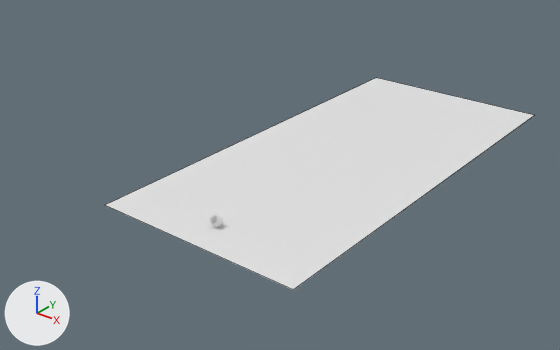
A saved change to the Blender file blender/portfolio.blend.
Both versions are drawn from a 50 mm camera at (1102.0, -1153.0, 887.0) aimed at (-176.0, 446.0, -104.0). Arrows for +X, +Y and +Z are at lower left; the lights stay in place. Mesh edges are drawn as thin lines on the coarser meshes.

Names of what the first picture shows: 'mer'.
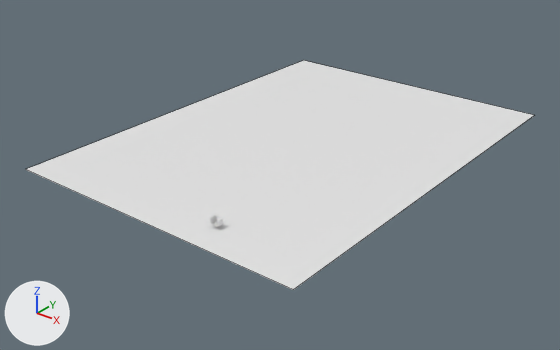
Pixel boxes (x1, y1, x2, y2) of what changed, in the pictures (560 x 350 px):
'mer', reshaped (19% wider, 8% taller): before (106, 78, 534, 290); after (25, 60, 534, 290)

The change, as a list of edits to the scene's bpy script:
```text
Change me_plane_003:
    where me_plane_003.from_pydata(...)  # 4 vertices, 1 face; spans x -1.0..1.0, y -3.23..1.0, z 0.0
    used by ob_mer; location = (2.0, 193.0, -14.0); scale = (-294.0, -294.0, -294.0)
    me_plane_003 part 1
    me_plane_003.vertices[1].co: (1.0, -3.23, 0.0) -> (2.11, -3.23, 0.0)  # pixel (376, 77) -> pixel (303, 60)
    me_plane_003.vertices[3].co: (1.0, 1.0, 0.0) -> (2.11, 1.0, 0.0)  # pixel (104, 205) -> pixel (25, 169)
```
